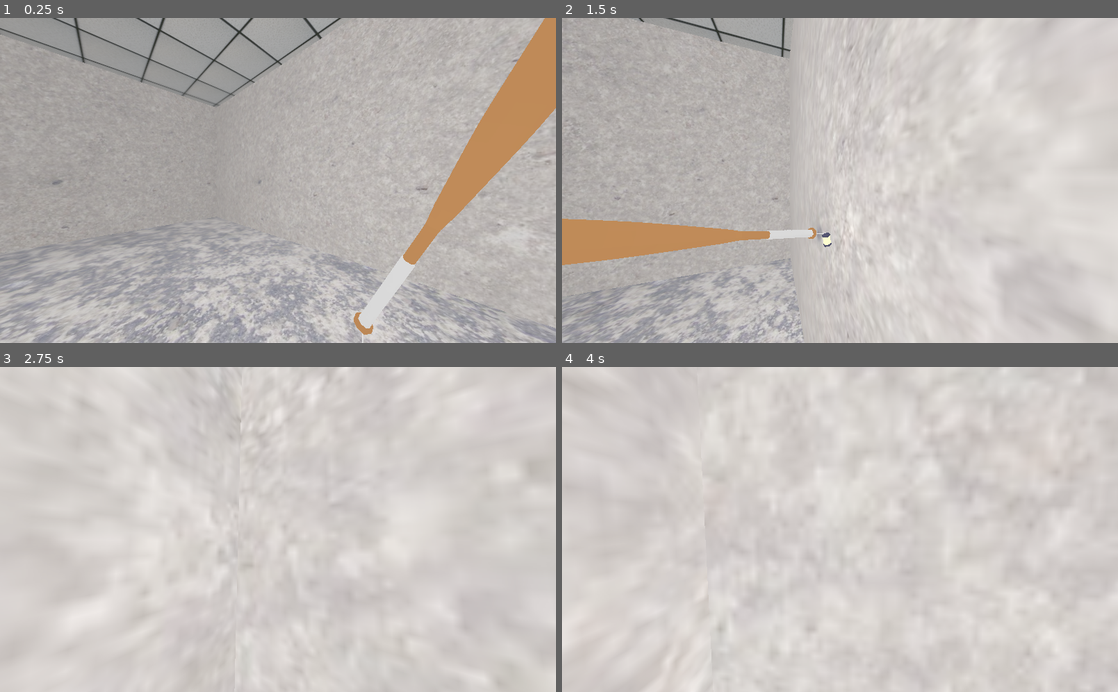
Above: before the commit, frames 1-4 (two rows, left to right).
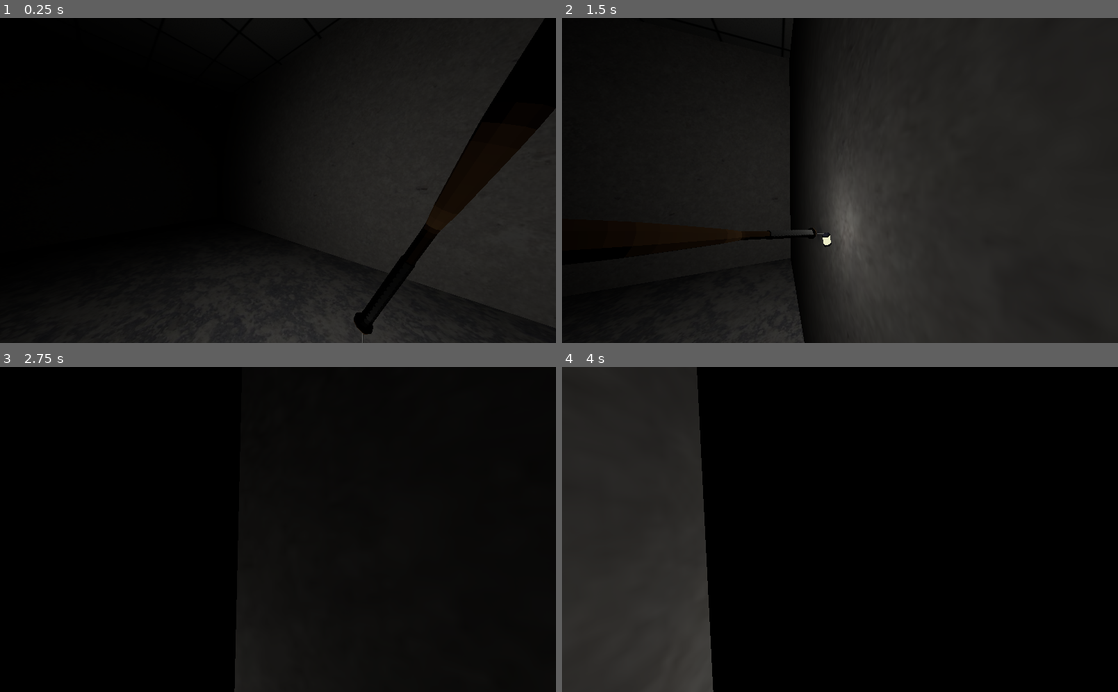
Above: after the commit, the same moments.

Repository: ayylol/detention-chronicles
Game: Godot game, scene res://Root.tscn
Two runs of this game, one before a commit and one after it. Both use one fixed random seed, a clock stepped at 60 frames per second and the inputs below.
Inputs (mouse positions are in pixels of both pictures, inside the frame that each line leads up to):
- Up to frame 1 (0.25 s): no input
- Up to frame 2 (1.5 s): move the mouse to (867, 180) at 0.52 s; press the mouse at (867, 180) at 0.53 s; hold W (forwards_movement) from 0.53 s (still down); tap Space (jump) at 0.77 s; move the mouse to (812, 180) at 1.27 s; release the mouse at (812, 180) at 1.28 s; click (812, 180) at 1.35 s
- Up to frame 3 (2.75 s): keep holding W (forwards_movement); tap Space (jump) at 1.52 s; move the mouse to (289, 523) at 2.02 s; press the mouse at (289, 523) at 2.03 s
- Up to frame 4 (4 s): keep holding W (forwards_movement); move the mouse to (834, 536) at 2.77 s; release the mouse at (834, 536) at 2.78 s; click (834, 536) at 2.85 s; tap Space (jump) at 3.02, 3.77 s; move the mouse to (878, 532) at 3.52 s; press the mouse at (878, 532) at 3.53 s

The runs differ from the first frame. In frame 1, 100% of the frame differs, in the area x 0-100%, y 0-100%; in frame 2, 100%; in frame 3, 100%; in frame 4, 100%.

Commit message:
changed folder names

Diff:
--- a/Player.tscn
+++ b/Player.tscn
@@ -23,3 +23,5 @@
 [node name="CollisionShape" type="CollisionShape" parent="."]
 transform = Transform( 1, 0, 0, 0, -4.37114e-08, -1, 0, 1, -4.37114e-08, 0, 0.569296, 0 )
 shape = SubResource( 1 )
+
+[node name="BatSwingPlayer" type="AudioStreamPlayer3D" parent="."]
--- a/default_bus_layout.tres
+++ b/default_bus_layout.tres
@@ -24,6 +24,7 @@
 db = 1
 
 [resource]
+bus/0/volume_db = -0.526013
 bus/1/name = "Small_Room"
 bus/1/solo = false
 bus/1/mute = false
--- a/default_env.tres
+++ b/default_env.tres
@@ -6,6 +6,7 @@
 background_mode = 1
 background_sky = SubResource( 1 )
 ambient_light_color = Color( 1, 1, 1, 1 )
+ambient_light_energy = 0.0
 ambient_light_sky_contribution = 0.0
 fog_enabled = true
 fog_color = Color( 0, 0, 0, 1 )
--- a/principle.gd
+++ b/principle.gd
@@ -7,10 +7,10 @@
 onready var footstep_player = $FootstepPlayer
 
 const FOOTSTEP = {
-	0: preload("res://assets/Audio/Footsteps/SFX_principal_footstep_1.wav"),
-	1: preload("res://assets/Audio/Footsteps/SFX_principal_footstep_2.wav"),
-	2: preload("res://assets/Audio/Footsteps/SFX_principal_footstep_3.wav"),
-	3: preload("res://assets/Audio/Footsteps/SFX_principal_footstep_4.wav")
+	0: preload("res://assets/audio/footsteps/SFX_principal_footstep_1.wav"),
+	1: preload("res://assets/audio/footsteps/SFX_principal_footstep_2.wav"),
+	2: preload("res://assets/audio/footsteps/SFX_principal_footstep_3.wav"),
+	3: preload("res://assets/audio/footsteps/SFX_principal_footstep_4.wav")
 }
 
 var last_footstep_index = 0
Not shown: 1 places in assets/School.tscn that only renumber resources
Not shown, changed: assets/audio/Footsteps/SFX_player_footstep_1.wav.import
Not shown, changed: assets/audio/Footsteps/SFX_player_footstep_2.wav.import
Not shown, changed: assets/audio/Footsteps/SFX_principal_footstep_1.wav.import
Not shown, changed: assets/audio/Footsteps/SFX_principal_footstep_2.wav.import
Not shown, changed: assets/audio/Footsteps/SFX_principal_footstep_3.wav.import
Not shown, changed: assets/audio/Footsteps/SFX_principal_footstep_4.wav.import
Not shown, changed: assets/audio/SFX_bat_contact.wav.import
Not shown, changed: assets/audio/SFX_bat_swing.wav.import
Not shown, changed: assets/audio/SFX_chair_break.wav.import
Not shown, changed: assets/audio/SFX_chair_hit.wav.import
Not shown, changed: assets/audio/SFX_desk_break.wav.import
(and 11 more such lines)
